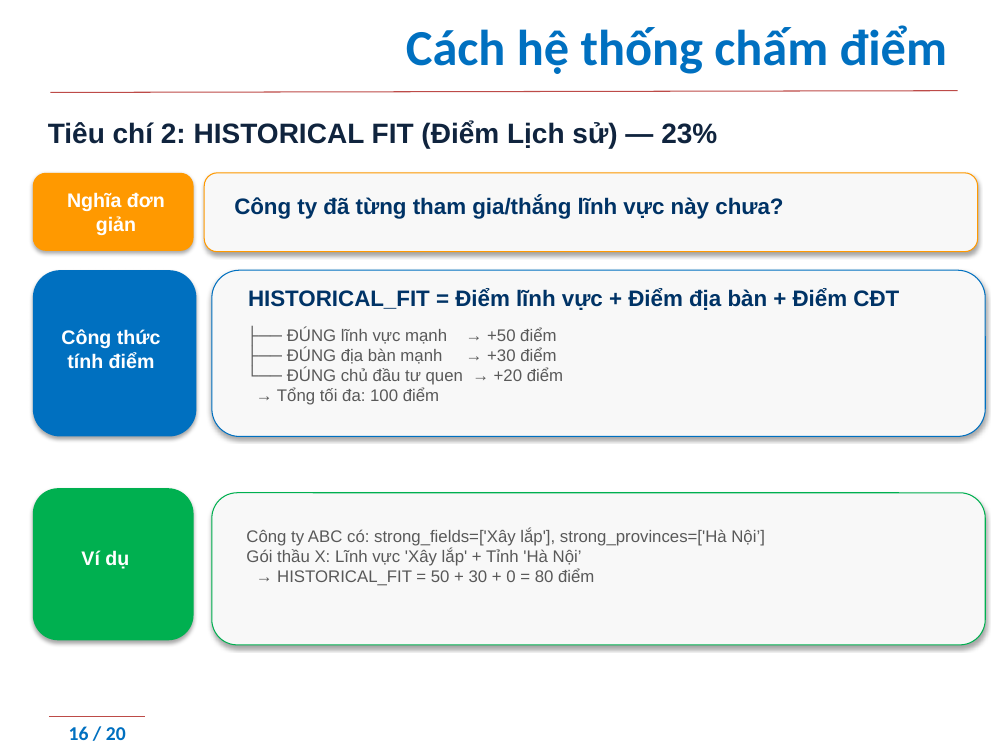
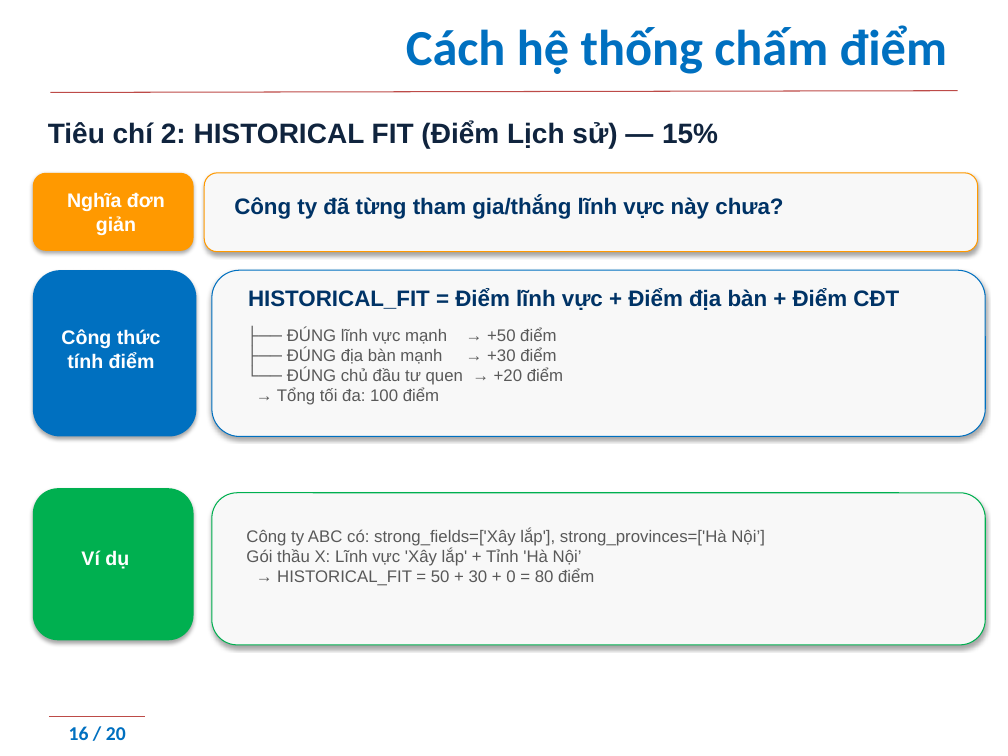
Before and after one commit to minhnc9504/DAUTHAU, a slide deck: slide 16 of Project Presentation Final.pptx. Drawn at 1008x756 pixels with LibreOffice and Linux fonts; fonts in the diff are those of the drawing; background and template pictures are left out. Boxes give left, top, right and bottom in pixels: in the first picture for what was removed or moved away, otherwise in the second. Text is boxed around its words. In the diff, an @@ line names an element or a change of style, - is before the commit and + after.

```diff
--- a/Project Presentation Final.pptx
+++ b/Project Presentation Final.pptx
@@ text at bbox=[48, 121, 718, 148]: text changed @@
-Tiêu chí 2: HISTORICAL FIT (Điểm Lịch sử) — 23%
+Tiêu chí 2: HISTORICAL FIT (Điểm Lịch sử) — 15%
```
Also in this commit, not shown: 8 other slides changed, 1 slide added.
